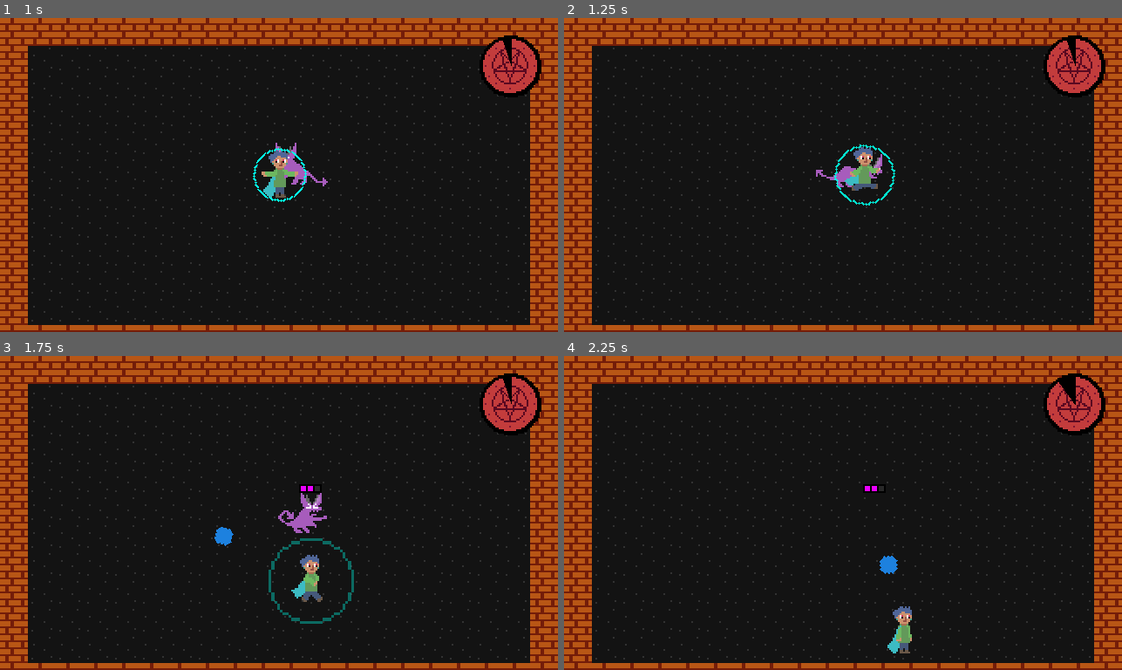
Above: before the commit, frames 1-4 (two rows, left to right).
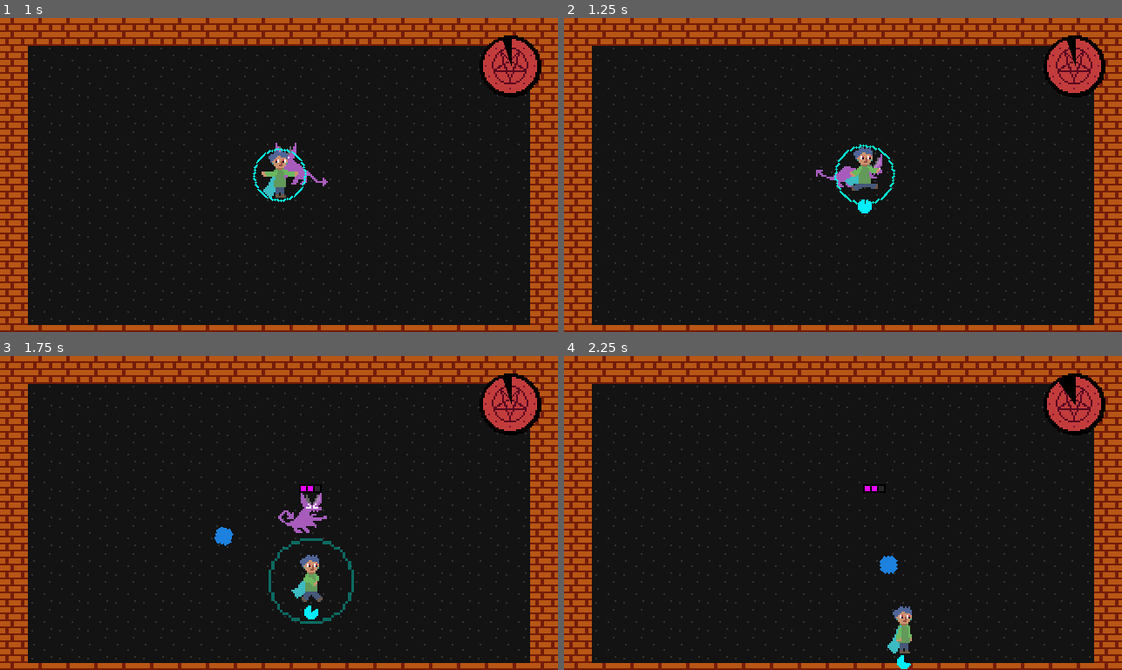
Above: after the commit, the same moments.

Repository: DuncanSparks/blue-and-red
Game: Godot game, scene res://Scenes/Test.tscn
Same seed, same stepped clock (60 frames per second), same inputs: the game is played once before the commit and once after it.
Inputs (mouse positions are in pixels of both pictures, inside the frame that each line leads up to):
- Up to frame 1 (1 s): move the mouse to (401, 159) at 0.52 s; hold D (move_right) from 0.53 s (still down); tap Shift (action_shield) at 0.6 s; tap Space (attack) at 0.8 s
- Up to frame 2 (1.25 s): keep holding D (move_right)
- Up to frame 3 (1.75 s): move the mouse to (167, 528) at 1.27 s; release D (move_right) at 1.28 s; hold S (move_down) from 1.28 s (still down); tap Space (attack) at 1.35 s; right-click (167, 528) at 1.55 s
- Up to frame 4 (2.25 s): move the mouse to (898, 443) at 2.02 s; release S (move_down) at 2.03 s; hold D (move_right) from 2.03 s (still down); right-click (898, 443) at 2.1 s

Frame 1 is identical in both runs. In frame 2, less than 0.1% of the frame differs, in the area x 52-56%, y 57-63%; in frame 3, less than 0.1%; in frame 4, less than 0.1%.

Commit message:
Auto pouncing

Diff:
--- a/Prefabs/Dialogue.tscn
+++ b/Prefabs/Dialogue.tscn
@@ -1,8 +1,9 @@
-[gd_scene load_steps=5 format=2]
+[gd_scene load_steps=6 format=2]
 
 [ext_resource path="res://Sprites/UI/Text_box.png" type="Texture" id=1]
 [ext_resource path="res://PIXEARG_.TTF" type="DynamicFontData" id=2]
 [ext_resource path="res://Scripts/Dialogue.gd" type="Script" id=3]
+[ext_resource path="res://Audio/Text.ogg" type="AudioStream" id=4]
 
 [sub_resource type="DynamicFont" id=1]
 size = 8
@@ -18,6 +19,7 @@
 "_edit_use_anchors_": false,
 "_edit_vertical_guides_": [ 160.0 ]
 }
+text_sound = ExtResource( 4 )
 
 [node name="CanvasLayer" type="CanvasLayer" parent="."]
 layer = 3
--- a/Prefabs/Player.tscn
+++ b/Prefabs/Player.tscn
@@ -43,6 +43,8 @@
 [ext_resource path="res://Sprites/Characters/Player_human_run2.png" type="Texture" id=41]
 [ext_resource path="res://Sprites/Characters/Player_human_run4.png" type="Texture" id=42]
 [ext_resource path="res://Sprites/Characters/Player_human_run3.png" type="Texture" id=43]
+[ext_resource path="res://Sprites/Effects/Orb2.png" type="Texture" id=44]
+[ext_resource path="res://Audio/Land_human.ogg" type="AudioStream" id=45]
 
 [sub_resource type="SpriteFrames" id=1]
 animations = [ {
@@ -53,37 +55,7 @@
 }, {
 "frames": [ ExtResource( 16 ) ],
 "loop": true,
-"name": "idle_demon",
-"speed": 5.0
-}, {
-"frames": [ ExtResource( 6 ), ExtResource( 2 ), ExtResource( 22 ), ExtResource( 10 ) ],
-"loop": true,
-"name": "run_demon",
-"speed": 10.0
-}, {
-"frames": [ ExtResource( 36 ), ExtResource( 38 ), ExtResource( 39 ), ExtResource( 38 ), ExtResource( 36 ), ExtResource( 37 ) ],
-"loop": true,
-"name": "sit_demon",
-"speed": 6.0
-}, {
-"frames": [ ExtResource( 34 ) ],
-"loop": true,
-"name": "ouch_demon",
-"speed": 5.0
-}, {
-"frames": [ ExtResource( 8 ) ],
-"loop": true,
-"name": "idle_human",
-"speed": 5.0
-}, {
-"frames": [ ExtResource( 16 ) ],
-"loop": true,
 "name": "start_demon",
-"speed": 5.0
-}, {
-"frames": [ ExtResource( 12 ) ],
-"loop": true,
-"name": "ouch_human",
 "speed": 5.0
 }, {
 "frames": [ ExtResource( 40 ), ExtResource( 41 ), ExtResource( 40 ), ExtResource( 8 ), ExtResource( 43 ), ExtResource( 42 ), ExtResource( 43 ), ExtResource( 8 ) ],
@@ -106,9 +78,39 @@
 "name": "pounce_demon",
 "speed": 15.0
 }, {
+"frames": [ ExtResource( 36 ), ExtResource( 38 ), ExtResource( 39 ), ExtResource( 38 ), ExtResource( 36 ), ExtResource( 37 ) ],
+"loop": true,
+"name": "sit_demon",
+"speed": 6.0
+}, {
 "frames": [ ExtResource( 10 ) ],
 "loop": true,
 "name": "land_demon",
+"speed": 5.0
+}, {
+"frames": [ ExtResource( 16 ) ],
+"loop": true,
+"name": "idle_demon",
+"speed": 5.0
+}, {
+"frames": [ ExtResource( 6 ), ExtResource( 2 ), ExtResource( 22 ), ExtResource( 10 ) ],
+"loop": true,
+"name": "run_demon",
+"speed": 10.0
+}, {
+"frames": [ ExtResource( 12 ) ],
+"loop": true,
+"name": "ouch_human",
+"speed": 5.0
+}, {
+"frames": [ ExtResource( 34 ) ],
+"loop": true,
+"name": "ouch_demon",
+"speed": 5.0
+}, {
+"frames": [ ExtResource( 8 ) ],
+"loop": true,
+"name": "idle_human",
 "speed": 5.0
 } ]
 
@@ -490,6 +492,8 @@
 __meta__ = {
 "_edit_group_": true
 }
+footstep_sound_human = ExtResource( 45 )
+footstep_sound_demon = ExtResource( 29 )
 
 [node name="Sprite" type="AnimatedSprite" parent="."]
 frames = SubResource( 1 )
@@ -602,6 +606,40 @@
 "_edit_use_anchors_": false
 }
 
+[node name="CooldownShieldMeter" type="TextureProgress" parent="."]
+visible = false
+margin_left = -3.0
+margin_top = 16.0
+margin_right = 4.0
+margin_bottom = 23.0
+max_value = 4.0
+step = 0.01
+value = 4.0
+texture_progress = ExtResource( 44 )
+fill_mode = 5
+tint_progress = Color( 0, 0.941176, 1, 1 )
+__meta__ = {
+"_edit_use_anchors_": false
+}
+
+[node name="CooldownPounceMeter" type="TextureProgress" parent="."]
+visible = false
+margin_left = -3.0
+margin_top = 16.0
+margin_right = 4.0
+margin_bottom = 23.0
+max_value = 3.0
+step = 0.01
+value = 3.0
+texture_progress = ExtResource( 44 )
+fill_mode = 5
+tint_progress = Color( 1, 0, 0, 1 )
+__meta__ = {
+"_edit_use_anchors_": false
+}
+
+[node name="TweenShieldMeter" type="Tween" parent="."]
+
 [node name="PartsTransform" type="Particles2D" parent="."]
 emitting = false
 amount = 16
@@ -626,7 +664,11 @@
 texture = ExtResource( 32 )
 
 [node name="TimerCooldownShield" type="Timer" parent="."]
-wait_time = 8.0
+wait_time = 4.0
+one_shot = true
+
+[node name="TimerCooldownPounce" type="Timer" parent="."]
+wait_time = 3.0
 one_shot = true
 
 [node name="TimerStun" type="Timer" parent="."]
@@ -641,18 +683,27 @@
 wait_time = 0.4
 one_shot = true
 
+[node name="TimerFootstepsHuman" type="Timer" parent="."]
+wait_time = 0.4
+
+[node name="TimerFootstepsDemon" type="Timer" parent="."]
+wait_time = 0.3
+
 [node name="Test" type="Sprite" parent="."]
 visible = false
 texture = ExtResource( 28 )
+[connection signal="animation_finished" from="SpriteSword" to="SpriteSword" method="play" binds= [ "idle" ]]
 [connection signal="animation_finished" from="SpriteSword" to="AreaSword/CollisionPolygon2D" method="set_disabled" binds= [ true ]]
-[connection signal="animation_finished" from="SpriteSword" to="SpriteSword" method="play" binds= [ "idle" ]]
 [connection signal="area_entered" from="Hurtbox" to="." method="_on_Hurtbox_body_entered"]
 [connection signal="body_entered" from="Hurtbox" to="." method="_on_Hurtbox_body_entered"]
 [connection signal="animation_finished" from="Shield/AnimationPlayer2" to="." method="_on_AnimationPlayer2_animation_finished"]
+[connection signal="timeout" from="Shield/Timer" to="." method="shield_end"]
 [connection signal="timeout" from="Shield/Timer" to="Shield/AnimationPlayer2" method="play" binds= [ "Fadeout" ]]
-[connection signal="timeout" from="Shield/Timer" to="." method="shield_end"]
 [connection signal="animation_finished" from="AnimationPlayer" to="." method="_on_AnimationPlayer_animation_finished"]
 [connection signal="timeout" from="TimerCooldownShield" to="." method="_on_TimerCooldownShield_timeout"]
+[connection signal="timeout" from="TimerCooldownPounce" to="." method="_on_TimerCooldownPounce_timeout"]
 [connection signal="timeout" from="TimerStun" to="." method="_on_TimerStun_timeout"]
 [connection signal="timeout" from="TimerPounce" to="." method="_on_TimerPounce_timeout"]
 [connection signal="timeout" from="TimerPounce2" to="." method="_on_TimerPounce2_timeout"]
+[connection signal="timeout" from="TimerFootstepsHuman" to="." method="_on_TimerFootstepsHuman_timeout"]
+[connection signal="timeout" from="TimerFootstepsDemon" to="." method="_on_TimerFootstepsDemon_timeout"]
--- a/Scenes/Dungeon/Dungeon_Curseroom.tscn
+++ b/Scenes/Dungeon/Dungeon_Curseroom.tscn
@@ -35,14 +35,14 @@
 "name": "annoyed",
 "speed": 5.0
 }, {
+"frames": [ ExtResource( 10 ) ],
+"loop": true,
+"name": "idle2",
+"speed": 5.0
+}, {
 "frames": [ ExtResource( 2 ) ],
 "loop": true,
 "name": "talk",
-"speed": 5.0
-}, {
-"frames": [ ExtResource( 10 ) ],
-"loop": true,
-"name": "idle2",
 "speed": 5.0
 } ]
 
@@ -294,11 +294,14 @@
 tracks/10/imported = false
 tracks/10/enabled = true
 tracks/10/keys = {
-"times": PoolRealArray( 8.2 ),
-"transitions": PoolRealArray( 1 ),
+"times": PoolRealArray( 8.2, 16 ),
+"transitions": PoolRealArray( 1, 1 ),
 "values": [ {
 "args": [ true ],
 "method": "transformation"
+}, {
+"args": [ true ],
+"method": "start_pounce_meter"
 } ]
 }
 tracks/11/type = "method"
@@ -512,7 +515,7 @@
 
 [node name="SoundCollect" type="AudioStreamPlayer" parent="."]
 stream = ExtResource( 17 )
-volume_db = -8.0
+volume_db = -14.0
 
 [node name="SoundThunder" type="AudioStreamPlayer" parent="."]
 stream = ExtResource( 8 )
--- a/Scripts/Controller.gd
+++ b/Scripts/Controller.gd
@@ -58,6 +58,16 @@
 	transform_meter.set_progress_texture(meter_texture_2 if player_transformed else meter_texture_1)
 
 
+func play_sound_oneshot(sound: AudioStream, pitch: float = 1.0, volume: float = 0.0):
+	var player := AudioStreamPlayer.new()
+	player.connect("finished", player, "queue_free")
+	player.set_stream(sound)
+	player.set_pitch_scale(pitch)
+	player.set_volume_db(volume)
+	get_tree().get_root().add_child(player)
+	player.play()
+
+
 func dialogue(text: Array, name_: String, color: Color, show_name: bool = true):
 	var dlg := dialogue_ref.instance()
 	get_tree().get_root().add_child(dlg)
--- a/Scripts/Dialogue.gd
+++ b/Scripts/Dialogue.gd
@@ -2,8 +2,14 @@
 
 signal dialogue_finished
 
+export(AudioStream) var text_sound: AudioStream
+
+const regex_pat := "\\[.*?\\]"
+var regex := RegEx.new()
+
 var dialogue := []
 var dialogue_page := 0
+var page_length := 0
 
 var allow_advance := false
 
@@ -11,7 +17,7 @@
 onready var text := $CanvasLayer/Box/Text as RichTextLabel
 
 func _ready():
-	pass # Replace with function body.
+	regex.compile(regex_pat)
 
 
 func _process(delta):
@@ -21,6 +27,7 @@
 				dialogue_page += 1
 				text.set_visible_characters(0)
 				text.set_bbcode(dialogue[dialogue_page])
+				page_length = len(strip(dialogue[dialogue_page]))
 				$TimerText.start()
 			else:
 				emit_signal("dialogue_finished")
@@ -33,13 +40,20 @@
 	name_label.set_visible(show_name)
 	name_label.set_self_modulate(name_color)
 	text.set_bbcode(dialogue[0])
+	page_length = len(strip(dialogue[0]))
 	$CanvasLayer/Box.show()
 	$TimerText.start()
+
+
+func strip(string: String):
+	return regex.sub(string, "", true)
 
 
 func _on_TimerText_timeout():
 	var chars := text.get_visible_characters()
 	text.set_visible_characters(chars + 1)
+	if chars + 1 < page_length:
+		Controller.play_sound_oneshot(text_sound, rand_range(0.98, 1.02), -18)
 	if chars + 1 >= len(dialogue[dialogue_page]):
 		$TimerText.stop()
 		allow_advance = true
--- a/Scripts/NPC.gd
+++ b/Scripts/NPC.gd
@@ -28,10 +28,12 @@
 			spr.play("sit_demon")
 
 	spr.set_flip_h(player_ref.get_global_position().x > get_global_position().x)
+	player_ref.start_pounce_meter(false)
 
 
 func unadjust_player():
 	player_ref.stop(false)
+	player_ref.start_pounce_meter(true)
 
 
 func talk_dialogue(text: PoolStringArray, show_name: bool = true):
--- a/Scripts/Player.gd
+++ b/Scripts/Player.gd
@@ -3,6 +3,9 @@
 const orb_ref := preload("res://Prefabs/Orb.tscn")
 
 export(float) var speed: float = 90.0
+
+export(AudioStream) var footstep_sound_human: AudioStream
+export(AudioStream) var footstep_sound_demon: AudioStream
 
 var motion := Vector2()
 
@@ -24,6 +27,9 @@
 onready var sprite := $Sprite as AnimatedSprite
 onready var sprite_sword := $SpriteSword as AnimatedSprite
 onready var healthbar := $Healthbar as TextureProgress
+
+onready var timer_footsteps_human := $TimerFootstepsHuman as Timer
+onready var timer_footsteps_demon := $TimerFootstepsDemon as Timer
 
 
 func _ready():
@@ -49,6 +55,19 @@
 	elif not pouncing:
 		motion = Vector2.ZERO
 
+#	if is_moving():
+#		if demon_form:
+#			if timer_footsteps_demon.is_stopped():
+#				timer_footsteps_demon.start()
+#		else:
+#			if timer_footsteps_human.is_stopped():
+#				timer_footsteps_human.start()
+#	else:
+#		if demon_form:
+#			timer_footsteps_demon.stop()
+#		else:
+#			timer_footsteps_human.stop()
+
 	if Input.is_action_just_pressed("attack") and not stopped and not stunned and not shielding and not transforming and not pouncing:
 		if not demon_form:
 			sprite_sword.play("swing")
@@ -60,11 +79,12 @@
 			orb.set_position(get_position())
 			orb.motion = Vector2.RIGHT.rotated(get_position().direction_to(get_global_mouse_position()).angle())
 			get_tree().get_root().add_child(orb)
-		else:
-			pounce()
+		#else:
+		#	pounce()
 
 	if Input.is_action_just_pressed("action_shield") and not stopped and not cooldown_shield and not stunned and not transforming:
-		shield()
+		if not demon_form:
+			shield()
 
 	if Input.is_action_just_pressed("sys_fullscreen"):
 		OS.set_window_fullscreen(not OS.is_window_fullscreen())
@@ -92,6 +112,11 @@
 
 func shield_end():
 	shielding = false
+	var tween := $TweenShieldMeter as Tween
+	var meter := $CooldownShieldMeter as TextureProgress
+	meter.show()
+	tween.interpolate_property(meter, "value", 4.0, 0.0, 4.0)
+	tween.start()
 	$TimerCooldownShield.start()
 
 
@@ -99,7 +124,7 @@
 	$SoundPounce.play()
 	$AnimationPlayerSpeed.stop()
 	sprite.play("pounce_demon")
-	speed = 250.0
+	speed = 320.0
 	#motion = Vector2.RIGHT.rotated(get_global_position().direction_to(pounce_target).angle())
 	pouncing = true
 	$PounceBox/CollisionShape2D.set_disabled(false)
@@ -147,7 +172,7 @@
 
 
 func _on_Hurtbox_body_entered(body):
-	if not iframes:
+	if not iframes and not transforming:
 		if not shielding:
 			hurt()
 		else:
@@ -169,17 +194,42 @@
 
 func _on_TimerCooldownShield_timeout():
 	cooldown_shield = false
+	$CooldownShieldMeter.hide()
+
+
+func start_pounce_meter(start: bool):
+	if start:
+		$TimerCooldownPounce.start()
+		var tween := $TweenShieldMeter as Tween
+		var meter := $CooldownPounceMeter as TextureProgress
+		tween.interpolate_property(meter, "value", 3.0, 0.0, 3.0)
+		tween.start()
+		meter.show()
+	else:
+
+		$CooldownPounceMeter.hide()
+		$TimerCooldownPounce.stop()
 
 
 func finish_transformation(use_override: bool = false, override: bool = false):
 	demon_form = not demon_form if not use_override else override
 	if demon_form:
 		$AnimationPlayerSpeed.play("Speed Variance")
+		$CooldownShieldMeter.hide()
 		$CollisionHuman.set_disabled(true)
 		$CollisionDemon.set_disabled(false)
 		$Healthbar.set_tint_progress(Color(1, 0, 0, 1))
+
+		if not stopped:
+			$TimerCooldownPounce.start()
+			var tween := $TweenShieldMeter as Tween
+			var meter := $CooldownPounceMeter as TextureProgress
+			tween.interpolate_property(meter, "value", 3.0, 0.0, 3.0)
+			tween.start()
+			meter.show()
 	else:
 		$AnimationPlayerSpeed.stop()
+		$CooldownPounceMeter.hide()
 		speed = 90.0
 		$CollisionDemon.set_disabled(true)
 		$CollisionHuman.set_disabled(false)
@@ -201,3 +251,22 @@
 	pouncing = false
 	speed = 90.0
 	$AnimationPlayerSpeed.play("Speed Variance")
+	$TimerCooldownPounce.start()
+	var tween := $TweenShieldMeter as Tween
+	var meter := $CooldownPounceMeter as TextureProgress
+	tween.interpolate_property(meter, "value", 3.0, 0.0, 3.0)
+	tween.start()
+	meter.show()
+
+
+func _on_TimerCooldownPounce_timeout():
+	if not transforming and not stunned:
+		pounce()
+
+
+func _on_TimerFootstepsHuman_timeout():
+	Controller.play_sound_oneshot(footstep_sound_human, rand_range(0.95, 1.05), -24)
+
+
+func _on_TimerFootstepsDemon_timeout():
+	Controller.play_sound_oneshot(footstep_sound_demon, rand_range(0.95, 1.05), -24)
--- a/Scripts/Scenes/Dungeon_Entrance1.gd
+++ b/Scripts/Scenes/Dungeon_Entrance1.gd
@@ -5,3 +5,5 @@
 	if Controller.flag("game_start") == 0:
 		$AnimationPlayer.play("Start")
 		Controller.set_flag("game_start", 1)
+	else:
+		$CanvasLayer/Fade.queue_free()
Not shown, added: Audio/Text.ogg.import
Not shown: 1 places in Prefabs/Player.tscn that only renumber resources
Binary file changed: Sprites/Effects/Orb.png
Binary file added: Sprites/Effects/Orb2.png
Not shown, added: Sprites/Effects/Orb2.png.import
Not shown, added: Audio/Text.ogg
